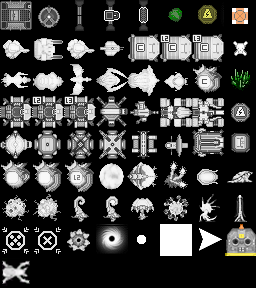
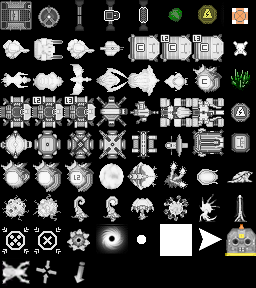
Layers edited between the first and the second 256x288 image:
added layer "图层 8" above "图层 7" over [36, 260, 57, 284]
added layer "图层 7" above "图层 6" over [36, 260, 57, 284]
added layer "图层 6" above "图层 5" over [36, 261, 57, 280]
added layer "图层 5" above "图层 4" over [74, 261, 86, 284]
added layer "图层 4" above "图层 3" over [36, 260, 57, 284]
